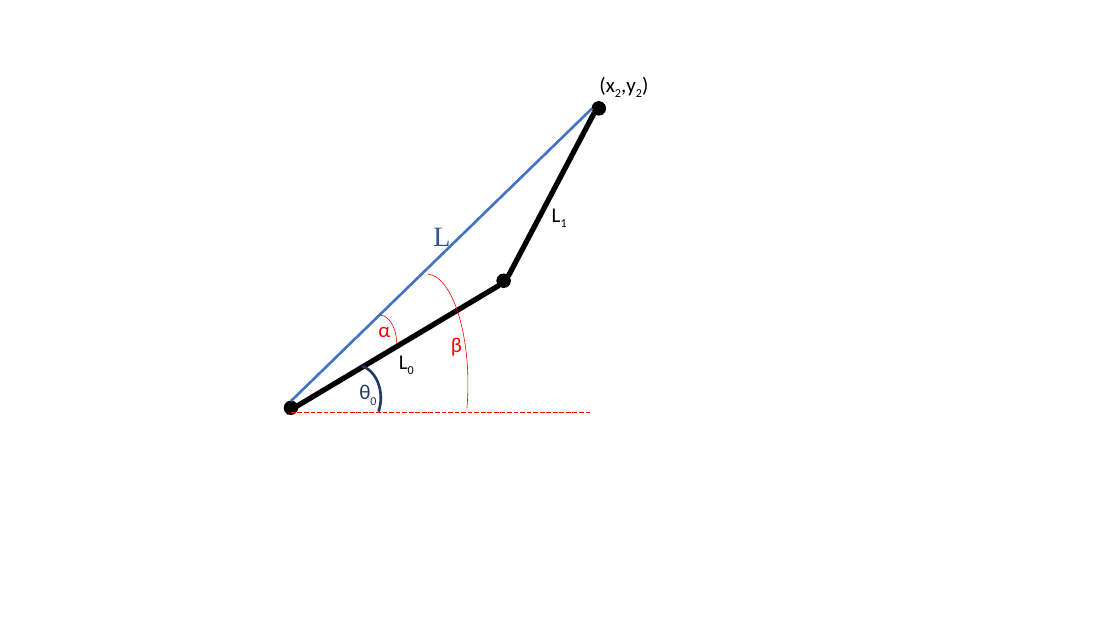
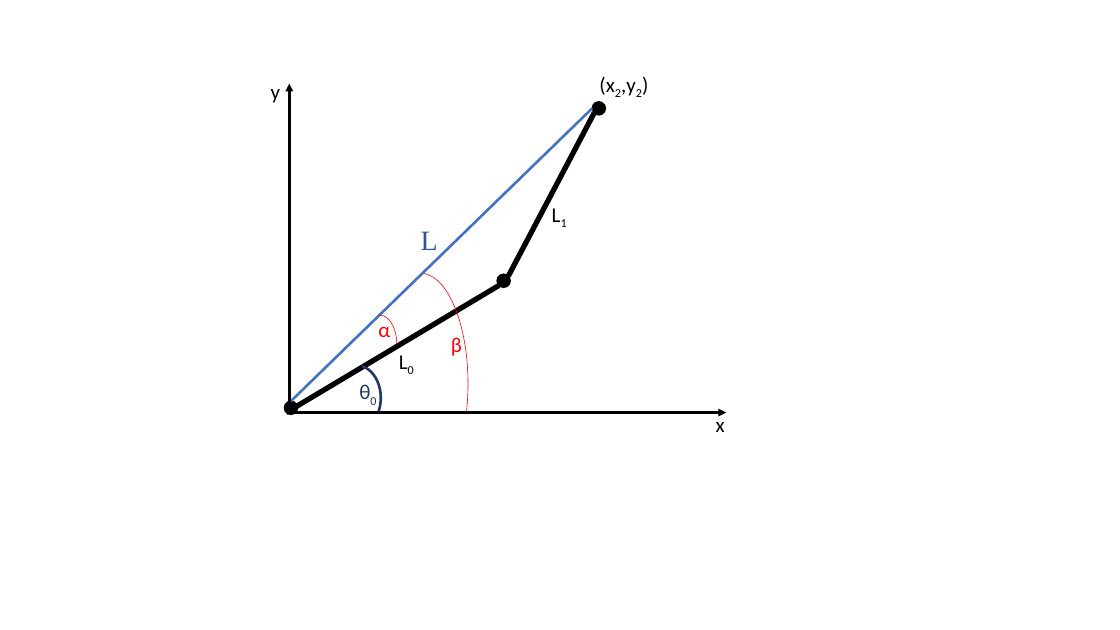
Before and after one commit to adammetcalf/PhD, a slide deck: slide 2 of Modelling/MyPAM Modelling.pptx. Drawn at 1120x630 pixels with LibreOffice and Linux fonts; fonts in the diff are those of the drawing. Boxes give left, top, right and bottom in pixels: in the first picture for what was removed or moved away, otherwise in the second. Text is boxed around its words. In the diff, an @@ line names an element or a change of style, - is before the commit and + after.

```diff
--- a/Modelling/MyPAM Modelling.pptx
+++ b/Modelling/MyPAM Modelling.pptx
@@ text added at box(271, 89, 280, 103), 18 pt, text #000000 @@
+y
@@ arrow added from (289, 408) to (289, 83), #000000 2.25 pt @@
@@ text "L" rewrapped from box(433, 227, 450, 251) to box(421, 231, 438, 250) @@
@@ arc (boxed as its full ellipse): place and size @@
-arc (boxed as its full ellipse) at box(385, 274, 468, 494)
+arc (boxed as its full ellipse) at box(373, 273, 468, 494)
@@ arrow added from (291, 413) to (727, 413), #000000 2.25 pt @@
@@ text added at box(716, 415, 725, 432), 18 pt, text #000000 @@
+x
```
Also in this commit, not shown: 2 other slides changed, 3 slides added, 3 other files.
